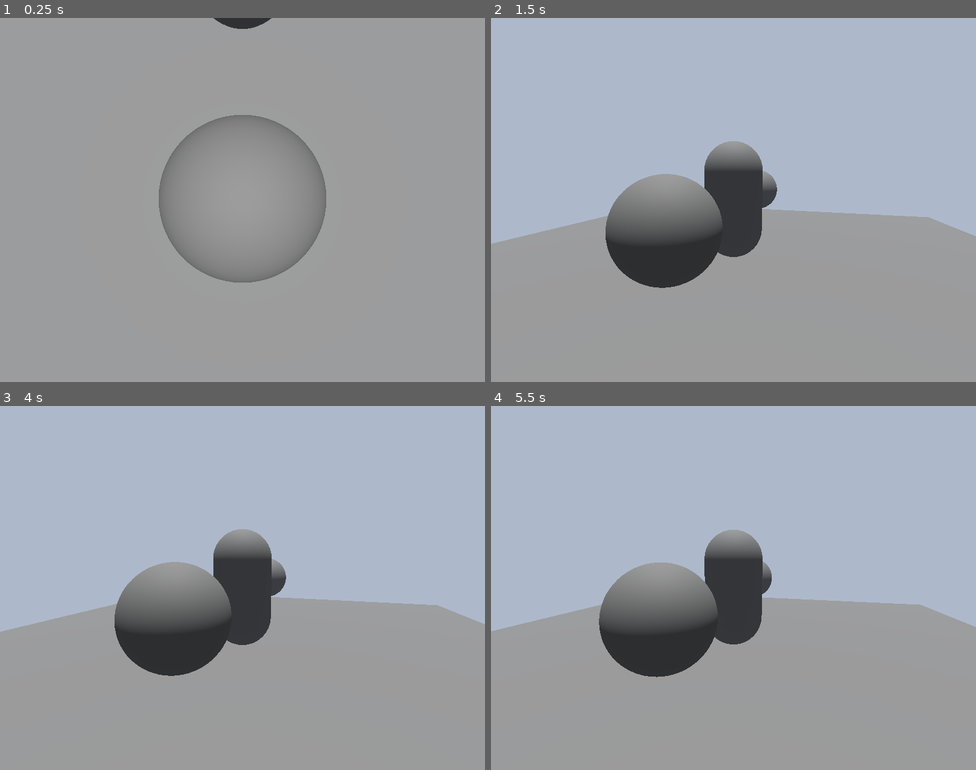
Above: before the commit, frames 1-4 (two rows, left to right).
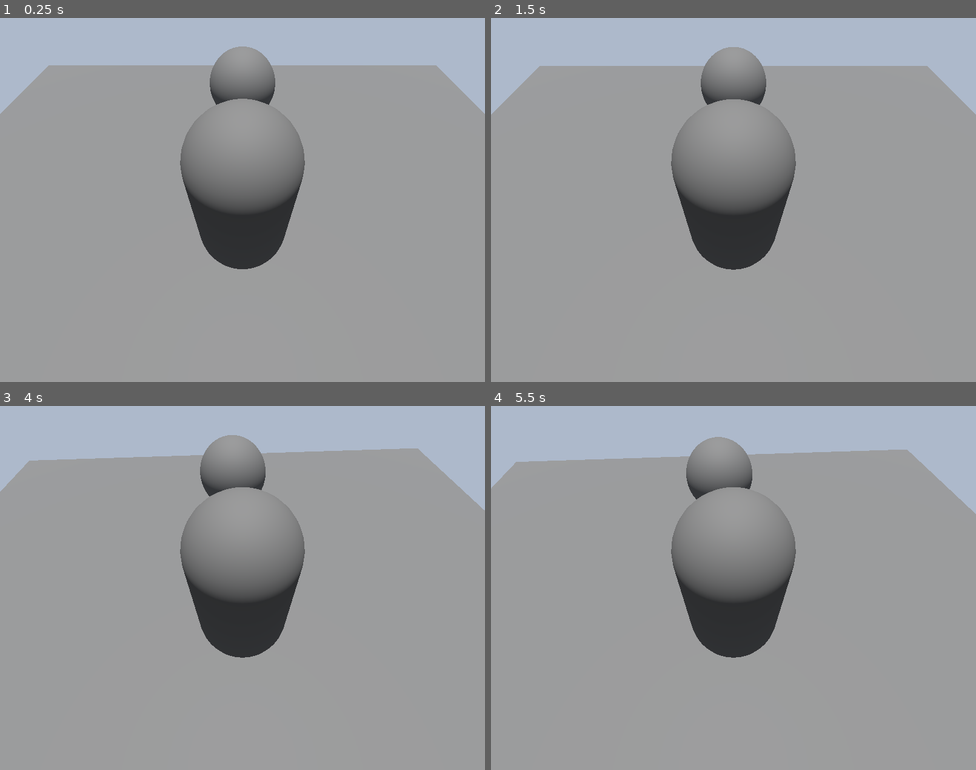
Above: after the commit, the same moments.

Repository: funhouse-ghoul/ChopShop
Game: Godot game, scene res://Scenes/Camera.tscn
Two runs of this game, one before a commit and one after it. Both use one fixed random seed, a clock stepped at 60 frames per second and the inputs below.
Inputs:
- Up to frame 1 (0.25 s): no input
- Up to frame 2 (1.5 s): tap Enter at 0.5 s; tap 1 (cam_1) at 0.6 s; tap 2 (cam_2) at 0.8, 1.35 s; tap Space at 1.25 s
- Up to frame 3 (4 s): tap 1 (cam_1) at 1.55, 2.1, 3.05 s; tap Enter at 2, 3.5 s; tap 2 (cam_2) at 2.3, 2.85, 3.8 s; tap Space at 2.75 s; tap Right (io+r) at 3.6 s
- Up to frame 4 (5.5 s): tap Space at 4.25 s; tap W (io+x) at 4.35 s; tap 1 (cam_1) at 4.55 s; tap D (io+y) at 5.1 s; tap 2 (cam_2) at 5.3 s

The runs differ from the first frame. In frame 1, 23% of the frame differs, in the area x 0-100%, y 0-73%; in frame 2, 44%, in the area x 0-100%, y 8-75%; in frame 3, 44%; in frame 4, 44%.

Commit message:
serious camera script overhaul

Diff:
--- a/PrototypeScenes/FHGCS1.tscn
+++ b/PrototypeScenes/FHGCS1.tscn
@@ -36,13 +36,6 @@
 transform = Transform3D(1, 0, 0, 0, 1, 0, 0, 0, 1, 0, -0.1, 0)
 shape = SubResource("BoxShape3D_kgtat")
 
-[node name="PlayerView" type="Camera3D" parent="." unique_id=215360606 node_paths=PackedStringArray("player")]
-transform = Transform3D(1, 0, 0, 0, 1, 0, 0, 0, 1, 0, 3, 0.026)
-current = true
-script = ExtResource("3_aq51s")
-player = NodePath("../Caver")
-cam_pos = 2
-
 [node name="FocusDummy" type="MeshInstance3D" parent="." unique_id=737301670 groups=["enemies"]]
 transform = Transform3D(1, 0, 0, 0, 1, 0, 0, 0, 1, 0, 1, 2.183847)
 mesh = SubResource("SphereMesh_kgtat")
@@ -62,4 +55,10 @@
 
 [node name="SpotLight3D" type="SpotLight3D" parent="Caver/HeadMesh" unique_id=1162367092]
 
+[node name="PlayerView" type="Camera3D" parent="." unique_id=215360606 node_paths=PackedStringArray("player")]
+transform = Transform3D(1, 0, 0, 0, 1, 0, 0, 0, 1, 0, 3, 0.026)
+current = true
+script = ExtResource("3_aq51s")
+player = NodePath("../Caver")
+
 [editable path="Caver"]
--- a/Scripts/2d_player_mov.gd
+++ b/Scripts/2d_player_mov.gd
@@ -5,6 +5,10 @@
 @export var lin_spd := 1.0
 enum Move_Style {TANK, FLAT2D, PLANETWIST}
 @export var mov_sty := Move_Style.TANK
+
+#Making references to child objects other classes will use
+@onready var spring_arm := $PlayerSpringArm
+
 # Called when the node enters the scene tree for the first time.
 func _ready() -> void:
 	pass # Replace with function body.
--- a/Scripts/PlayerView.gd
+++ b/Scripts/PlayerView.gd
@@ -3,37 +3,40 @@
 
 #Focus Variables
 @onready var focus_loc: Vector3
-#@export var player := $"../PlayerCharacter" #Assumes root is world
 @export var player: PlayerCharacter
 @onready var enemies
-enum Cam_Style {PLAYERFOLLOW, PLAYERLOOK3RD, MULTIFOCUS}
-@export var cam_sty := Cam_Style.PLAYERFOLLOW
+#Determines what the camera focuses on
+enum Cam_Focus {ENTITIES, FREE}
+@export var cam_foc := Cam_Focus.ENTITIES
 
 #Position Variables
-@onready var spring_arm = $"../PlayerCharacter/PlayerSpringArm"
+#Determines camera's position preference
 enum Cam_Pos {BEHIND = 1, FIXEDPOINT = 2}
 @export var cam_pos := Cam_Pos.BEHIND
-@onready var fixed_point := $"../CamPoint"
+var spring_arm: SpringArm3D
+var fixed_point: Node3D
 
 # Called when the node enters the scene tree for the first time.
 func _ready() -> void:
 	assert(player)
-	update_enemies_list()
+	spring_arm = player.spring_arm
+	print(spring_arm)
+	call_deferred("set_cam_parent_point")#allows objects to actually be ready
+	#set_cam_parent_point()
+	#update_enemies_list()
 
 # Called every frame. 'delta' is the elapsed time since the previous frame.
 func _process(delta: float) -> void:
-	match cam_sty:
-		Cam_Style.PLAYERFOLLOW:
-			focus_on_player()
-		Cam_Style.PLAYERLOOK3RD:
+	match cam_foc:
+		Cam_Focus.ENTITIES:
+			focus_on_entities()
+		Cam_Focus.FREE:
 			focus_players_forward()
-		Cam_Style.MULTIFOCUS:
-			multifocus()
 
-	if Input.is_action_just_pressed("cam_1"):
-		switch_cam_position_mode(Cam_Pos.BEHIND)
-	if Input.is_action_just_pressed("cam_2"):
-		switch_cam_position_mode(Cam_Pos.FIXEDPOINT)
+#	if Input.is_action_just_pressed("cam_1"):
+#		switch_cam_position_mode(Cam_Pos.BEHIND)
+#	if Input.is_action_just_pressed("cam_2"):
+#		switch_cam_position_mode(Cam_Pos.FIXEDPOINT)
 
 #Details how camera focuses on a particular point
 #This point is provided by other functions
@@ -41,8 +44,8 @@
 	focus_loc = lerp(focus_loc, new_loc,.3)
 	look_at(focus_loc)
 
-#Camera exclusively looks at the player's
-func focus_on_player():
+#Camera will look at the player and any other entities being tracked
+func focus_on_entities():
 	cam_focus(player.position)
 
 #Camera effectively copies the player's forward vector
@@ -68,21 +71,26 @@
 	reparent(spring_arm)
 
 #Primary routing functions to switch between modes
-func switch_cam_position_mode(pos_mode: Cam_Pos):
-	print(pos_mode)
-	match pos_mode:
-		Cam_Pos.BEHIND:
-			arm_follow()
-		Cam_Pos.FIXEDPOINT:
-			#set cam to nearest fixed point
-			set_nearest_fixed_point(fixed_point)
-			#Need some way to keep camera "listening" for more fixed points
-			pass
+#func switch_cam_position_mode(pos_mode: Cam_Pos):
+#	print(pos_mode)
+#	match pos_mode:
+#		Cam_Pos.BEHIND:
+#			arm_follow()
+#		Cam_Pos.FIXEDPOINT:
+#			#set cam to nearest fixed point
+#			set_cam_parent_point(fixed_point)
+#			#Need some way to keep camera "listening" for more fixed points
+#			pass
 
-func set_nearest_fixed_point(point: CameraFixedPoint):
-	print("setfixedpoint called")
+func set_cam_parent_point(point: Node3D = null):
+	#Set fixed point to spring arm if null
+	if point == null:
+		reparent(spring_arm)
+		return
 	fixed_point = point
+	reparent(fixed_point)
+	position = Vector3.ZERO
 	#changes parent only if in Fixed Point mode for external calls
-	if cam_pos == Cam_Pos.FIXEDPOINT:
-		reparent(fixed_point)
-		position = Vector3.ZERO
+	#if cam_pos == Cam_Pos.FIXEDPOINT:
+	#	reparent(fixed_point)
+	#	position = Vector3.ZERO
--- a/Scripts/cam_point.gd
+++ b/Scripts/cam_point.gd
@@ -15,4 +15,4 @@
 	if body is PlayerCharacter:
 		var view = get_viewport().get_camera_3d()
 		if view is PlayerView:
-			view.set_nearest_fixed_point(self)
+			view.set_cam_parent_point(self)
